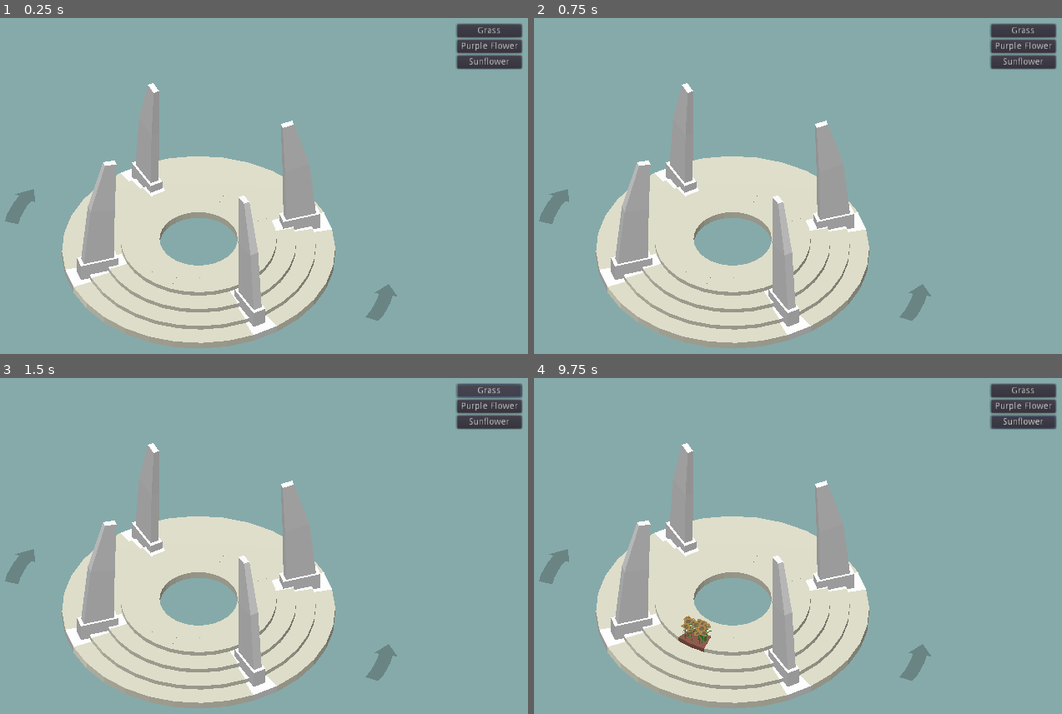
Above: before the commit, frames 1-4 (two rows, left to right).
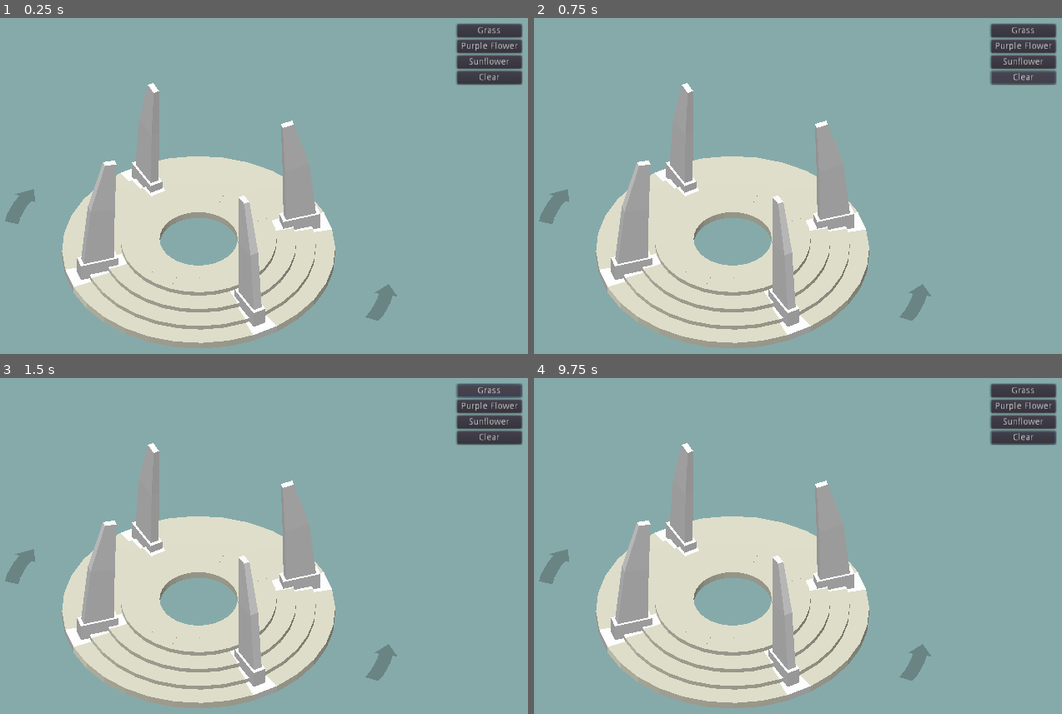
Above: after the commit, the same moments.

Repository: Th1nkK1D/the-monument-garden
Game: Godot game, scene res://scenes/Main.tscn
Two runs of this game, one before a commit and one after it. Both use one fixed random seed, a clock stepped at 60 frames per second and the inputs below.
Inputs (mouse positions are in pixels of both pictures, inside the frame that each line leads up to):
- Up to frame 1 (0.25 s): no input
- Up to frame 2 (0.75 s): click (1025, 78) at 0.5 s, where only the run after the commit has a clickable "Clear"
- Up to frame 3 (1.5 s): click "Grass" at 1.25 s
- Up to frame 4 (9.75 s): click "Purple Flower" at 2 s; click "Sunflower" at 2.75 s; click "Grass" at 3.5 s; click "Purple Flower" at 4.25 s; click "Sunflower" at 5 s; click (1025, 438) at 5.75 s, where only the run after the commit has a clickable "Clear"; click "Grass" at 6.5 s; click "Purple Flower" at 7.25 s; click "Sunflower" at 8 s; click (1025, 438) at 8.75 s, where only the run after the commit has a clickable "Clear"; tap Enter at 9.5 s; move the mouse to (702, 643) at 9.52 s; click (702, 643) at 9.67 s

The runs differ from the first frame. In frame 1, 0.5% of the frame differs, in the area x 86-100%, y 15-21%; in frame 2, 0.5%; in frame 3, 0.5%; in frame 4, 1.0%, in the area x 27-100%, y 11-82%.

Commit message:
Seperate clear button instead of reclick

Diff:
--- a/menus/Menu.gd
+++ b/menus/Menu.gd
@@ -8,3 +8,6 @@
 
 func _on_Sunflower_pressed():
 	GameState.select_plant(GameState.PLANT.SUN_FLOWER)
+
+func _on_Clear_pressed():
+	GameState.select_plant(GameState.PLANT.EMPTY)
--- a/menus/Menu.tscn
+++ b/menus/Menu.tscn
@@ -31,6 +31,13 @@
 margin_right = 99.0
 margin_bottom = 68.0
 text = "Sunflower"
+
+[node name="Clear" type="Button" parent="PlantOptions"]
+margin_top = 72.0
+margin_right = 99.0
+margin_bottom = 92.0
+text = "Clear"
 [connection signal="pressed" from="PlantOptions/Grass" to="." method="_on_Grass_pressed"]
 [connection signal="pressed" from="PlantOptions/PurpleFlower" to="." method="_on_PurpleFlower_pressed"]
 [connection signal="pressed" from="PlantOptions/Sunflower" to="." method="_on_Sunflower_pressed"]
+[connection signal="pressed" from="PlantOptions/Clear" to="." method="_on_Clear_pressed"]
--- a/states/GameState.gd
+++ b/states/GameState.gd
@@ -1,6 +1,7 @@
 extends Node
 
 enum PLANT {
+	EMPTY,
 	GRASS,
 	FLOWER_PURPLE,
 	SUN_FLOWER
--- a/tiles/Tile.gd
+++ b/tiles/Tile.gd
@@ -31,7 +31,10 @@
 		trigger_Plant_Spawn_Area()
 
 func trigger_Plant_Spawn_Area():
-	if $PlantSpawnArea.current_plant != GameState.selected_plant:
+	if $PlantSpawnArea.current_plant == GameState.selected_plant:
+		return
+
+	if GameState.selected_plant != GameState.PLANT.EMPTY:
 		$PlantSpawnArea.spawn_plants()
 	else:
 		$PlantSpawnArea.clear_plants()
